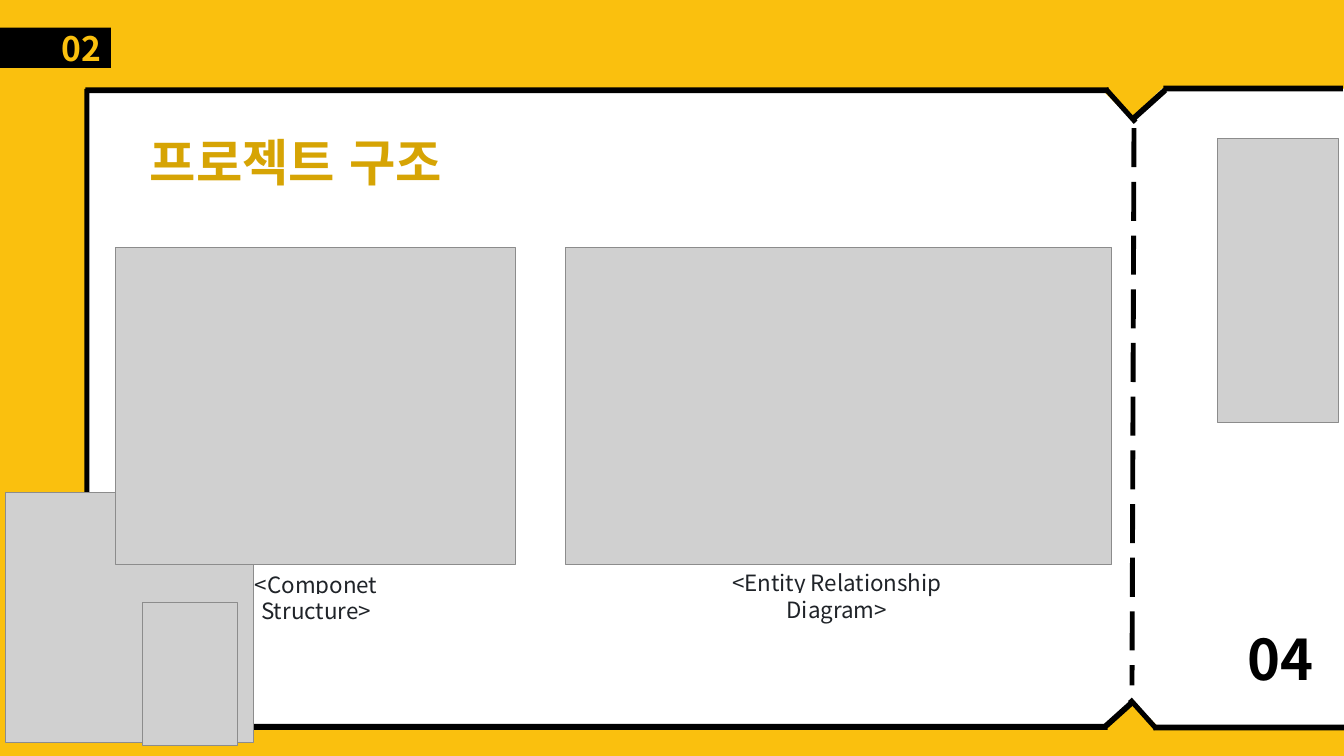
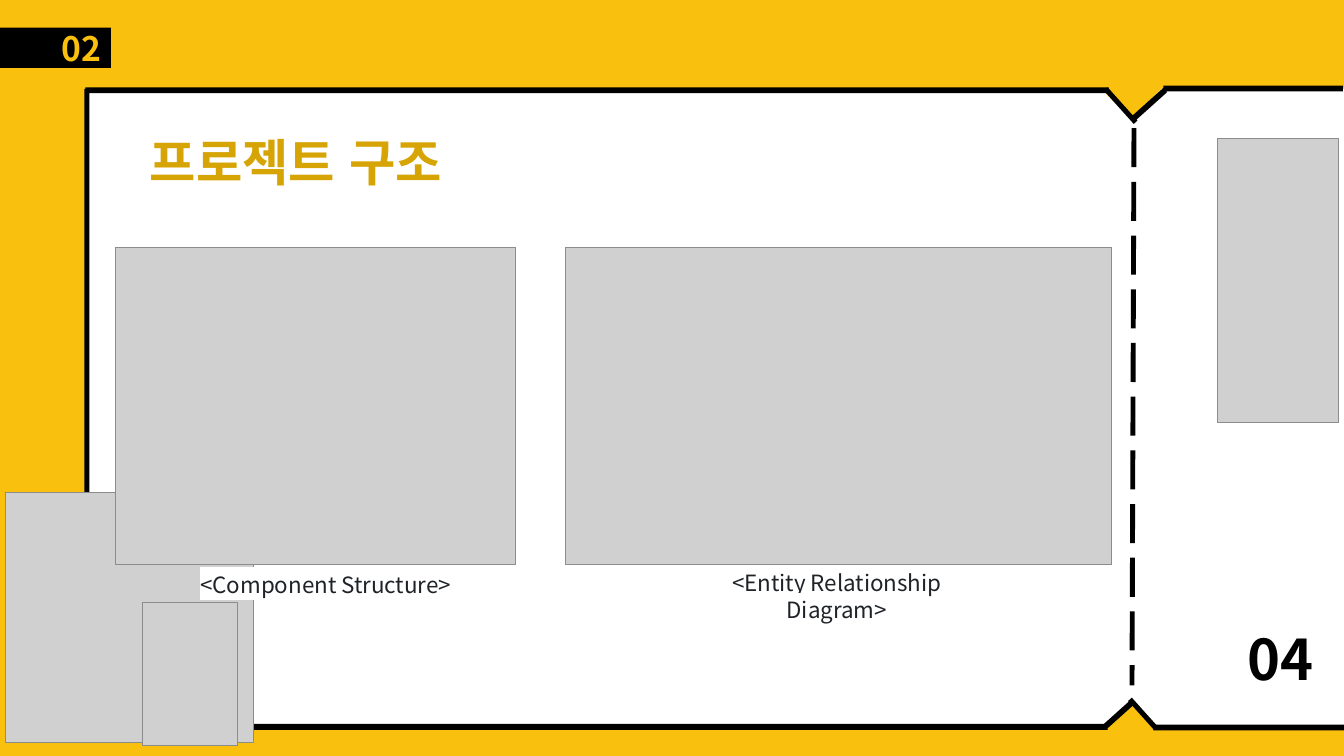
Before and after one commit to Demopeu/TWM, a slide deck: slide 6 of Presentations/240524_11기_부울경_2반_관통PJT_김동현_노재훈.pptx. Drawn at 1344x756 pixels with LibreOffice and Linux fonts; fonts in the diff are those of the drawing; grey boxes stand for pictures. Boxes give left, top, right and bottom in pixels: in the first picture for what was removed or moved away, otherwise in the second. Text is boxed around its words. In the diff, an @@ line names an element or a change of style, - is before the commit and + after.

```diff
--- a/Presentations/240524_11기_부울경_2반_관통PJT_김동현_노재훈.pptx
+++ b/Presentations/240524_11기_부울경_2반_관통PJT_김동현_노재훈.pptx
@@ text at <box>200,576,451,598</box>: text changed @@
-<Componet Structure>
+<Component Structure>
```
Also in this commit, not shown: 1 other slide changed, 1 other file.
